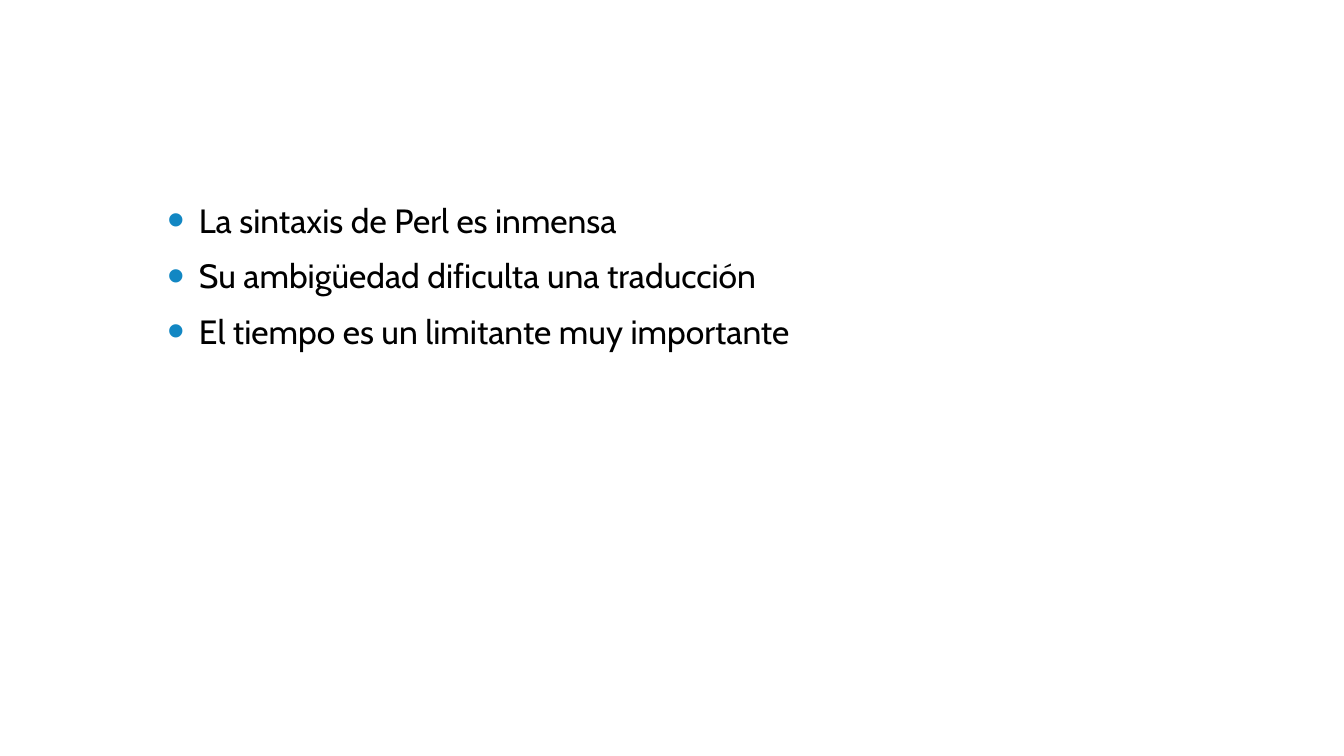
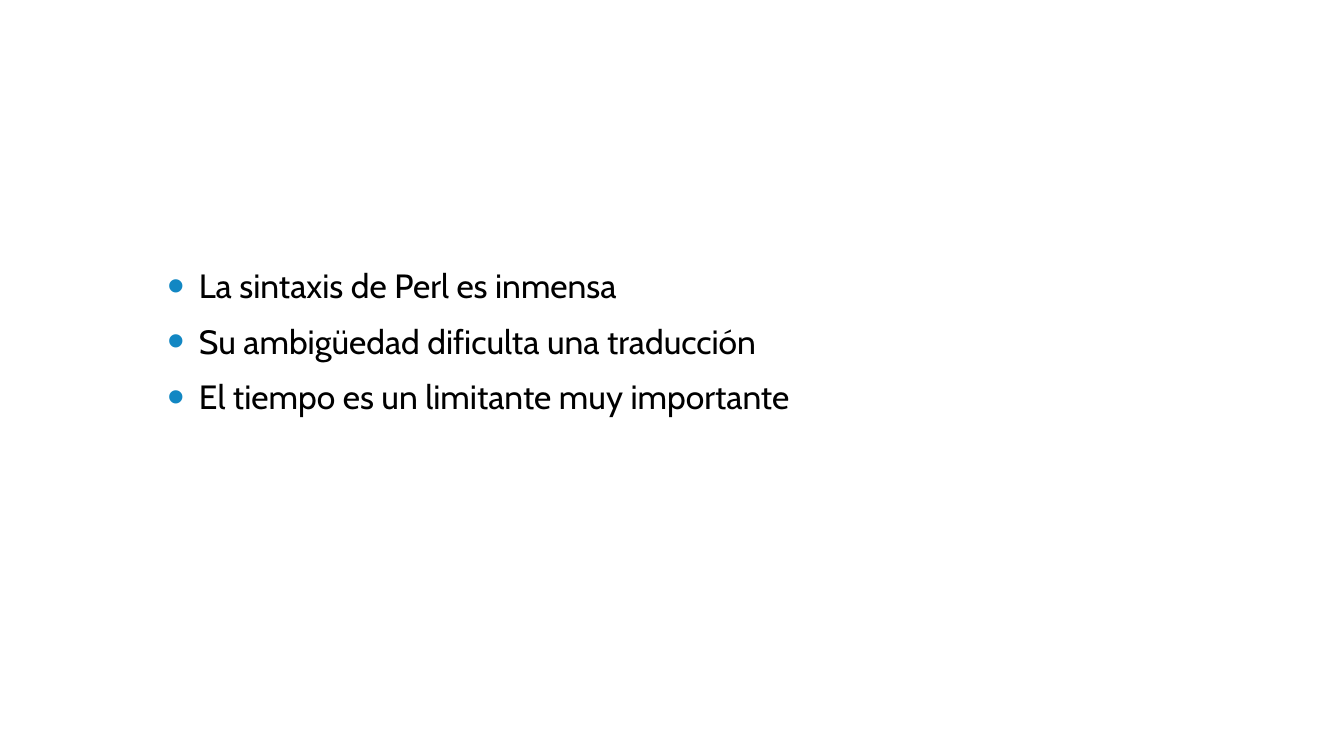
Before and after one commit to cesarpomar/Perldoop2-tfg, a slide deck: slide 27 of doc/Presentacion.pptx (slide 9 before the commit). Drawn at 1344x756 pixels with LibreOffice and Linux fonts; fonts in the diff are those of the drawing; background and template pictures are left out. Boxes give left, top, right and bottom in pixels: in the first picture for what was removed or moved away, otherwise in the second. Text is boxed around its words. In the diff, an @@ line names an element or a change of style, - is before the commit and + after.

```diff
--- a/doc/Presentacion.pptx
+++ b/doc/Presentacion.pptx
@@ text "La sintaxis de Perl es ...": place and size @@
-text "La sintaxis de Perl es ..." at bbox=[199, 207, 790, 352]
+text "La sintaxis de Perl es ..." at bbox=[199, 272, 790, 417]
```
Also in this commit, not shown: 6 other slides changed, 17 slides added, 2 other files.
